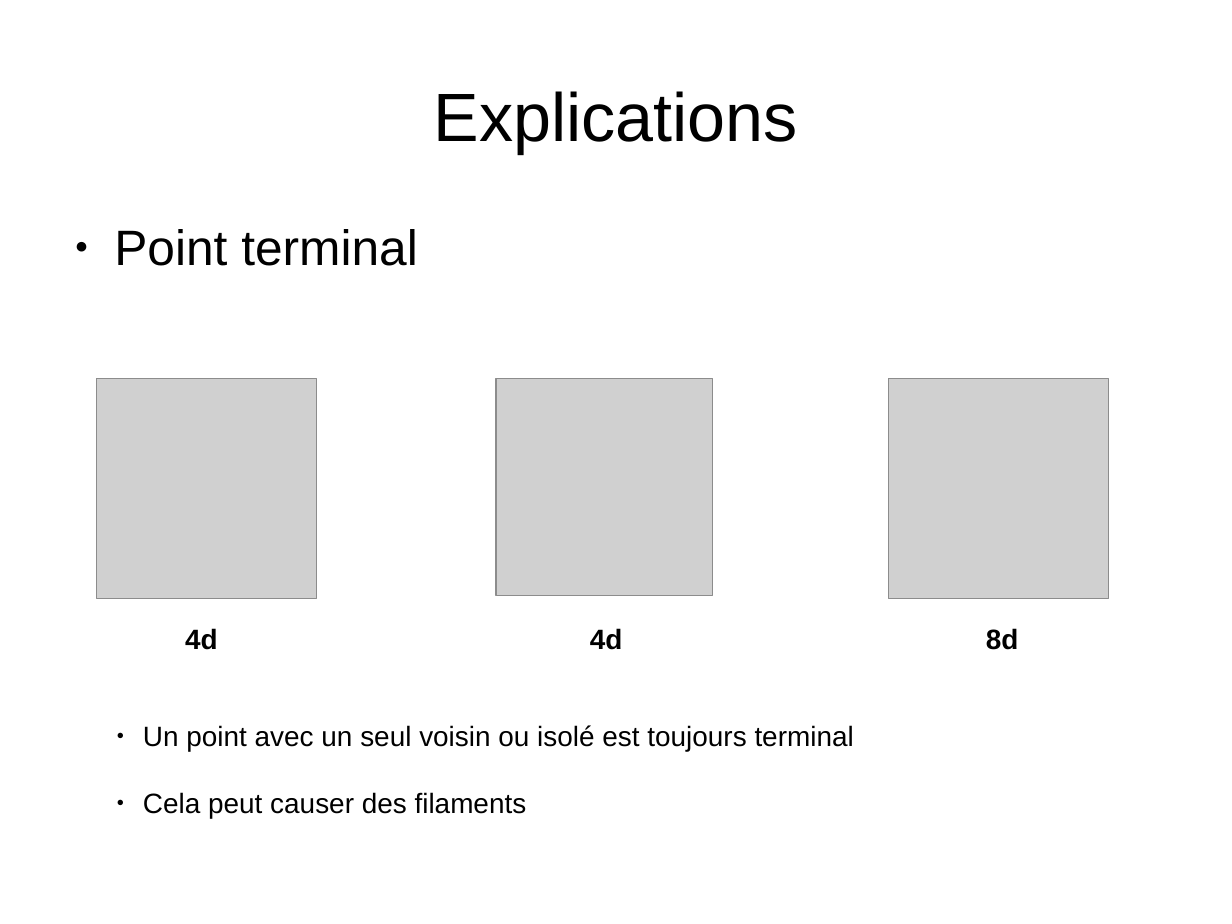
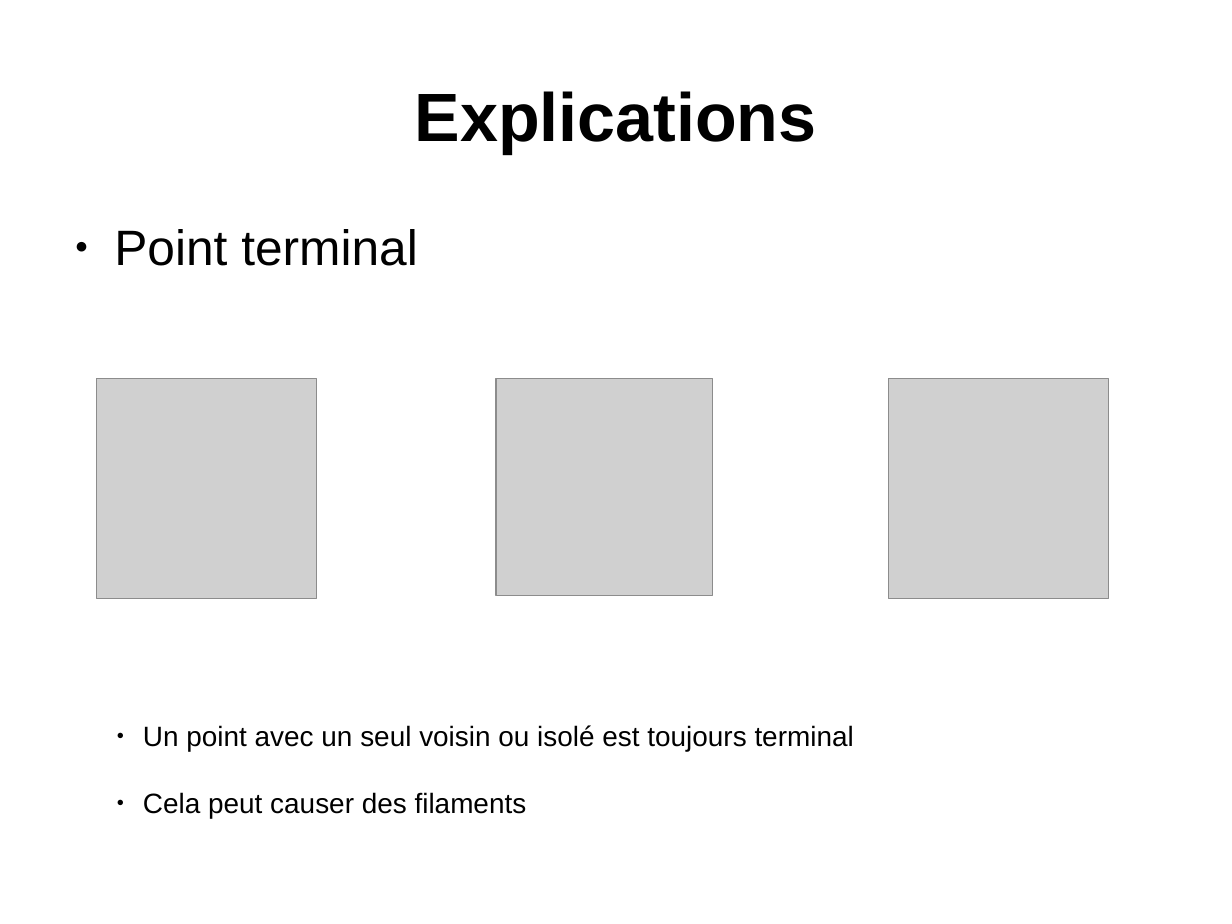
Before and after one commit to xerip/TER_squelettisation, a slide deck: slide 10 of Diaporama/Diapo_TER_MATTIOLI-DUFOIN.odp (slide 7 before the commit). Drawn at 1232x924 pixels with LibreOffice and Linux fonts; fonts in the diff are those of the drawing; grey boxes stand for pictures. Boxes give left, top, right and bottom in pixels: in the first picture for what was removed or moved away, otherwise in the second. Text is boxed around its words. In the diff, an @@ line names an element or a change of style, - is before the commit and + after.

```diff
--- a/Diaporama/Diapo_TER_MATTIOLI-DUFOIN.odp
+++ b/Diaporama/Diapo_TER_MATTIOLI-DUFOIN.odp
@@ title "Explications" at [415,91,817,153]: bold on @@
@@ text removed at [185,628,218,650] @@
-4d
@@ text removed at [590,628,623,650] @@
-4d
@@ text removed at [986,628,1019,650] @@
-8d
```
Also in this commit, not shown: 4 other slides changed, 1 slide removed, 6 other files.
